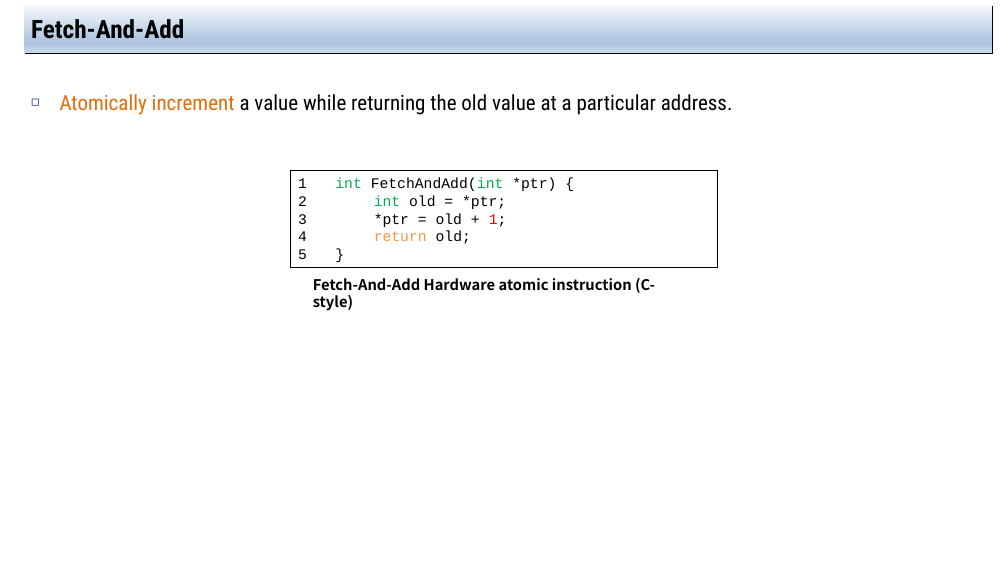
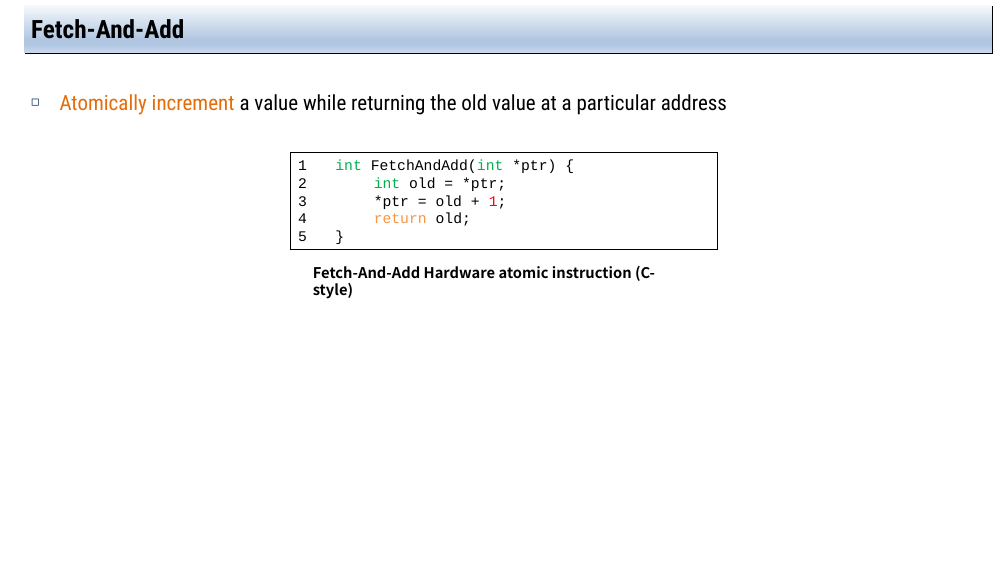
Before and after one commit to jachermocilla/extra-course-materials, a slide deck: slide 21 of cmsc125/ostep/slides/02.Concurrency/28.Locks.pptx. Drawn at 1008x567 pixels with LibreOffice and Linux fonts; fonts in the diff are those of the drawing. Boxes give left, top, right and bottom in pixels: in the first picture for what was removed or moved away, otherwise in the second. Text is boxed around its words. In the diff, an @@ line names an element or a change of style, - is before the commit and + after.

```diff
--- a/cmsc125/ostep/slides/02.Concurrency/28.Locks.pptx
+++ b/cmsc125/ostep/slides/02.Concurrency/28.Locks.pptx
@@ text at [60, 94, 727, 115]: text changed @@
-◻ Atomically increment a value while returning the old value at a particular address.
+◻ Atomically increment a value while returning the old value at a particular address
@@ rectangle "int FetchAndAdd(int *ptr) {": place and size @@
-rectangle "int FetchAndAdd(int *ptr) {" at [291, 170, 718, 267]
+rectangle "int FetchAndAdd(int *ptr) {" at [291, 153, 718, 250]
@@ text "Fetch-And-Add Hardware atomic instruction (C-style)": place and size @@
-text "Fetch-And-Add Hardware atomic instruction (C-style)" at [313, 278, 655, 311]
+text "Fetch-And-Add Hardware atomic instruction (C-style)" at [313, 266, 655, 299]
```
Also in this commit, not shown: 20 other slides changed, 3 other files.
